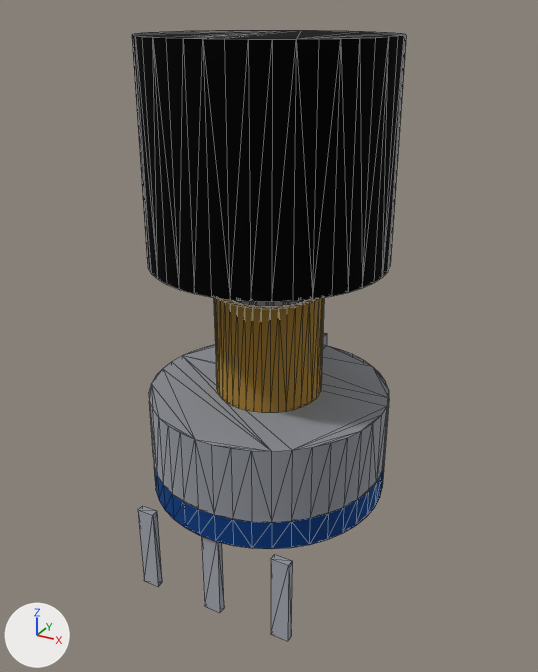
One commit to the glTF model parts/potentiometer-wh148/potentiometer-wh148.glb: the scene before it, then after it.
Rendered twice from a 50 mm lens placed at (0.0215, -0.0391, 0.0303), pointed at (0.0001, -0.0002, 0.0108). The axes (+X, +Y, +Z) are drawn at lower left. The lights are the same throughout. The first picture is the older version. Mesh edges are drawn as thin lines. Where no turn or scale is listed for an object, it has been applied to the vertices.
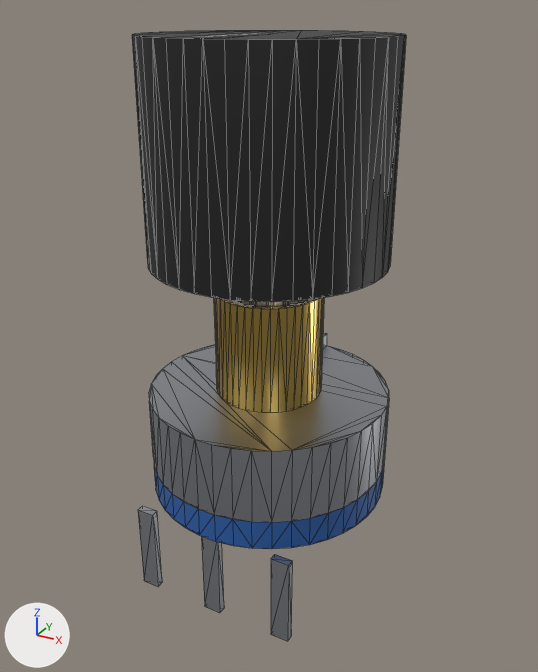
Pixel boxes (x1, y1, x2, y2) of what changed, in the pictures (538 x 672 px):
```json
{"object": "Mesh_4", "change": "surface changed", "before": [132, 30, 406, 302], "after": [132, 30, 406, 302], "on screen": "lighter"}
{"object": "Mesh_1", "change": "surface changed", "before": [150, 332, 389, 522], "after": [150, 332, 389, 522]}
{"object": "Mesh_2", "change": "surface changed", "before": [214, 298, 324, 413], "after": [214, 298, 324, 413]}
{"object": "Mesh_0", "change": "surface changed", "before": [154, 467, 384, 549], "after": [154, 467, 384, 549]}
{"object": "pin-3", "change": "surface changed", "before": [271, 554, 293, 642], "after": [271, 554, 293, 642], "on screen": "darker"}
{"object": "pin-1", "change": "surface changed", "before": [138, 508, 162, 587], "after": [138, 508, 162, 587]}
{"object": "pin-2", "change": "surface changed", "before": [201, 536, 223, 613], "after": [201, 536, 223, 613], "on screen": "darker"}
{"object": "Mesh_3", "change": "surface changed", "before": [233, 300, 305, 306], "after": [233, 300, 305, 306]}
```

Scene script edits in JSON lines:
```json
{"op": "set", "path": "mat_mat_0.metallic", "old": "1.0", "new": "0.0"}
{"op": "set", "path": "mat_mat_0.roughness", "old": "1.0", "new": "0.52"}
{"op": "set", "path": "mat_mat_1.roughness", "old": "1.0", "new": "0.36"}
{"op": "set", "path": "mat_mat_2.roughness", "old": "1.0", "new": "0.32"}
{"op": "set", "path": "mat_mat_3.roughness", "old": "1.0", "new": "0.36"}
{"op": "set", "path": "mat_mat_4.metallic", "old": "1.0", "new": "0.0"}
{"op": "set", "path": "mat_mat_4.roughness", "old": "1.0", "new": "0.52"}
{"op": "set", "path": "mat_mat_6.roughness", "old": "1.0", "new": "0.36"}
```
